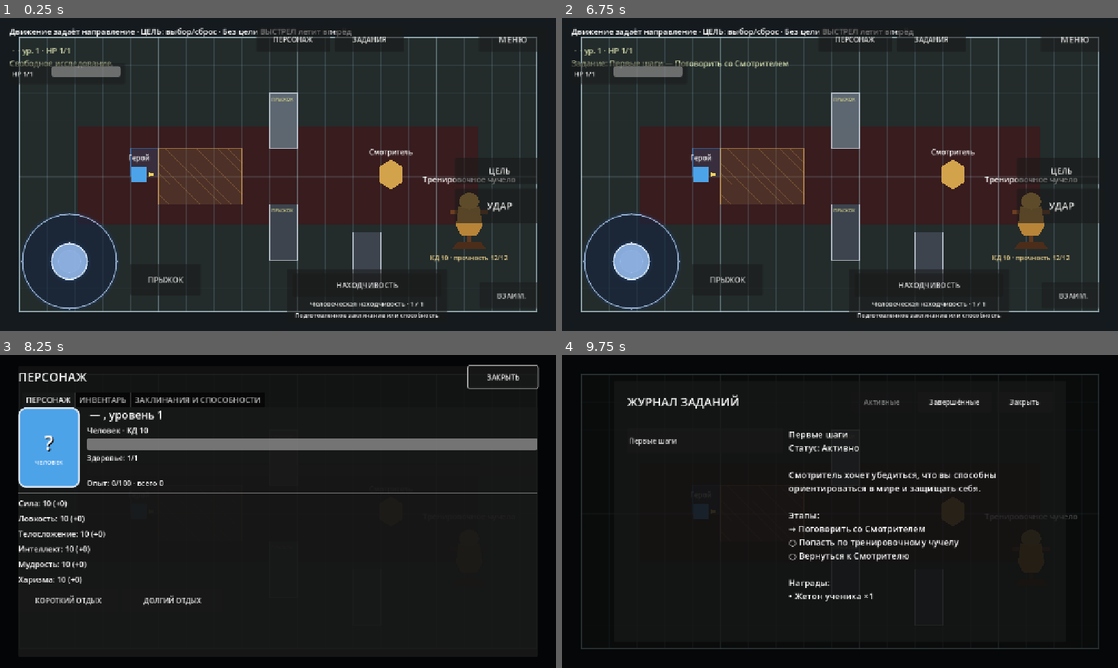
Above: before the commit, frames 1-4 (two rows, left to right).
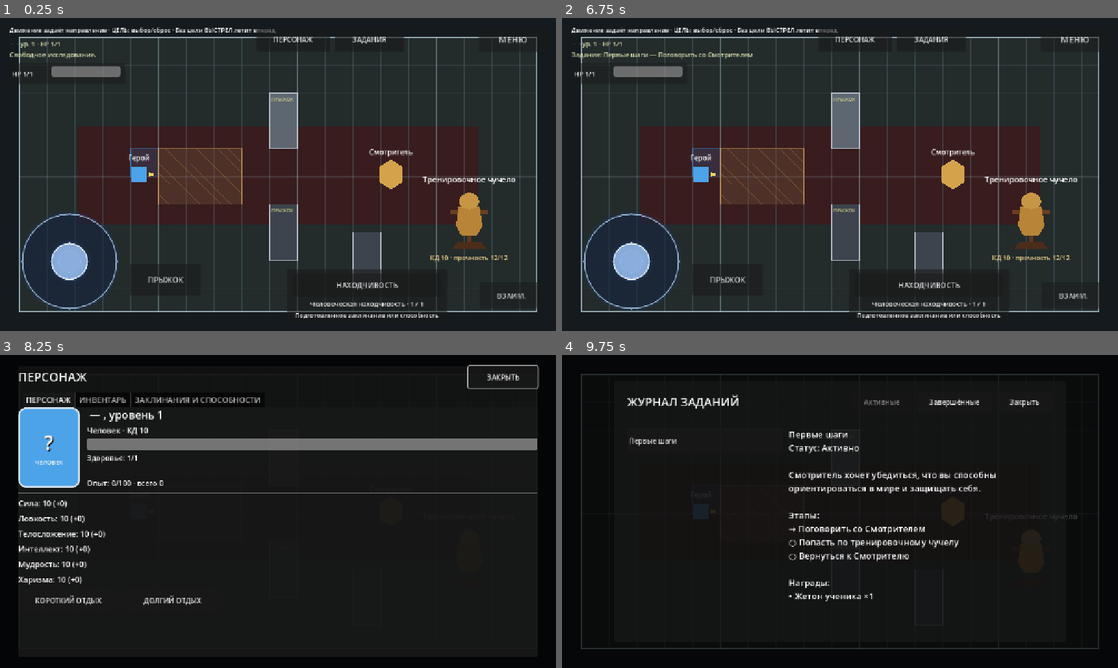
Above: after the commit, the same moments.

Repository: eretenkodaniil16-rgb/rpg-project
Game: Godot game, scene res://scenes/game/game.tscn
The game is run twice, just before and just after one commit, with the same random seed, the same clock (stepped at 60 frames per second) and the same inputs. This scene is started directly instead of the project's main scene.
Inputs (mouse positions are in pixels of both pictures, inside the frame that each line leads up to):
- Up to frame 1 (0.25 s): no input
- Up to frame 2 (6.75 s): click "ВЗАИМ." at 0.5 s; click "МЕНЮ" at 1.25 s; click "Новая игра" at 2 s; click (840, 133) at 2.77 s; type "Alex" at 2.85 s; click "В главное меню" at 3.5 s; click "Новая игра" at 4.25 s; click (840, 133) at 5.02 s; type "Alex" at 5.1 s; click "В меню" at 5.75 s; click "Продолжить" at 6.5 s
- Up to frame 3 (8.25 s): click "ПРЫЖОК" at 7.25 s; click "ПЕРСОНАЖ" at 8 s
- Up to frame 4 (9.75 s): click "ЗАКРЫТЬ" at 8.75 s; click "ЗАДАНИЯ" at 9.5 s

The runs differ from the first frame. In frame 1, 2.1% of the frame differs, in the area x 1-97%, y 2-66%; in frame 2, 2.5%; in frame 3, less than 0.1%; in frame 4, nothing differs.

Commit message:
fix: move mobile combat controls out of route area

Diff:
--- a/scripts/game/game_feature_ui.gd
+++ b/scripts/game/game_feature_ui.gd
@@ -15,6 +15,7 @@
 	super._ready()
 	_remove_duplicate_inventory_menu()
 	_separate_mobile_combat_buttons()
+	_compact_world_labels()
 	var old_sheet: CharacterSheet = _character_sheet
 	if old_sheet != null:
 		old_sheet.queue_free()
@@ -61,15 +62,29 @@
 
 func _separate_mobile_combat_buttons() -> void:
 	if _target_button != null:
-		_target_button.offset_top = -398.0
-		_target_button.offset_bottom = -338.0
-		_target_button.z_index = 90
+		_target_button.offset_left = -188.0
+		_target_button.offset_top = 116.0
+		_target_button.offset_right = -18.0
+		_target_button.offset_bottom = 168.0
+		_target_button.z_index = 120
 		_target_button.mouse_filter = Control.MOUSE_FILTER_STOP
+		_target_button.modulate = Color(1.0, 1.0, 1.0, 0.88)
 	if _attack_button != null:
-		_attack_button.offset_top = -328.0
-		_attack_button.offset_bottom = -248.0
-		_attack_button.z_index = 90
+		_attack_button.offset_left = -188.0
+		_attack_button.offset_top = 176.0
+		_attack_button.offset_right = -18.0
+		_attack_button.offset_bottom = 236.0
+		_attack_button.z_index = 120
 		_attack_button.mouse_filter = Control.MOUSE_FILTER_STOP
+		_attack_button.modulate = Color(1.0, 1.0, 1.0, 0.88)
+
+
+func _compact_world_labels() -> void:
+	help_label.add_theme_font_size_override("font_size", 14)
+	help_label.offset_right = 650.0
+	status_label.add_theme_font_size_override("font_size", 15)
+	status_label.offset_top = 48.0
+	status_label.offset_right = 700.0
 
 
 func _open_character_sheet() -> void:
